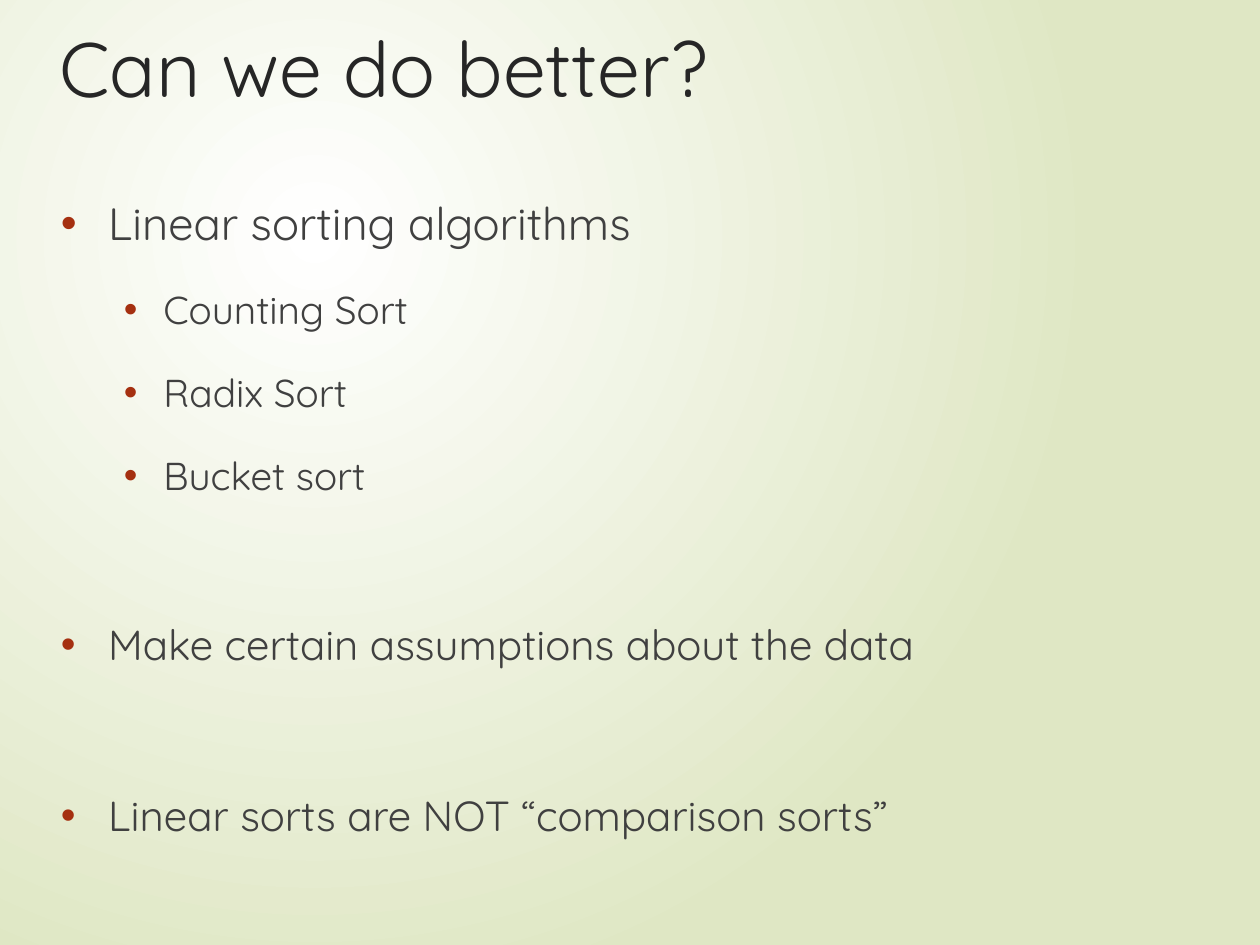
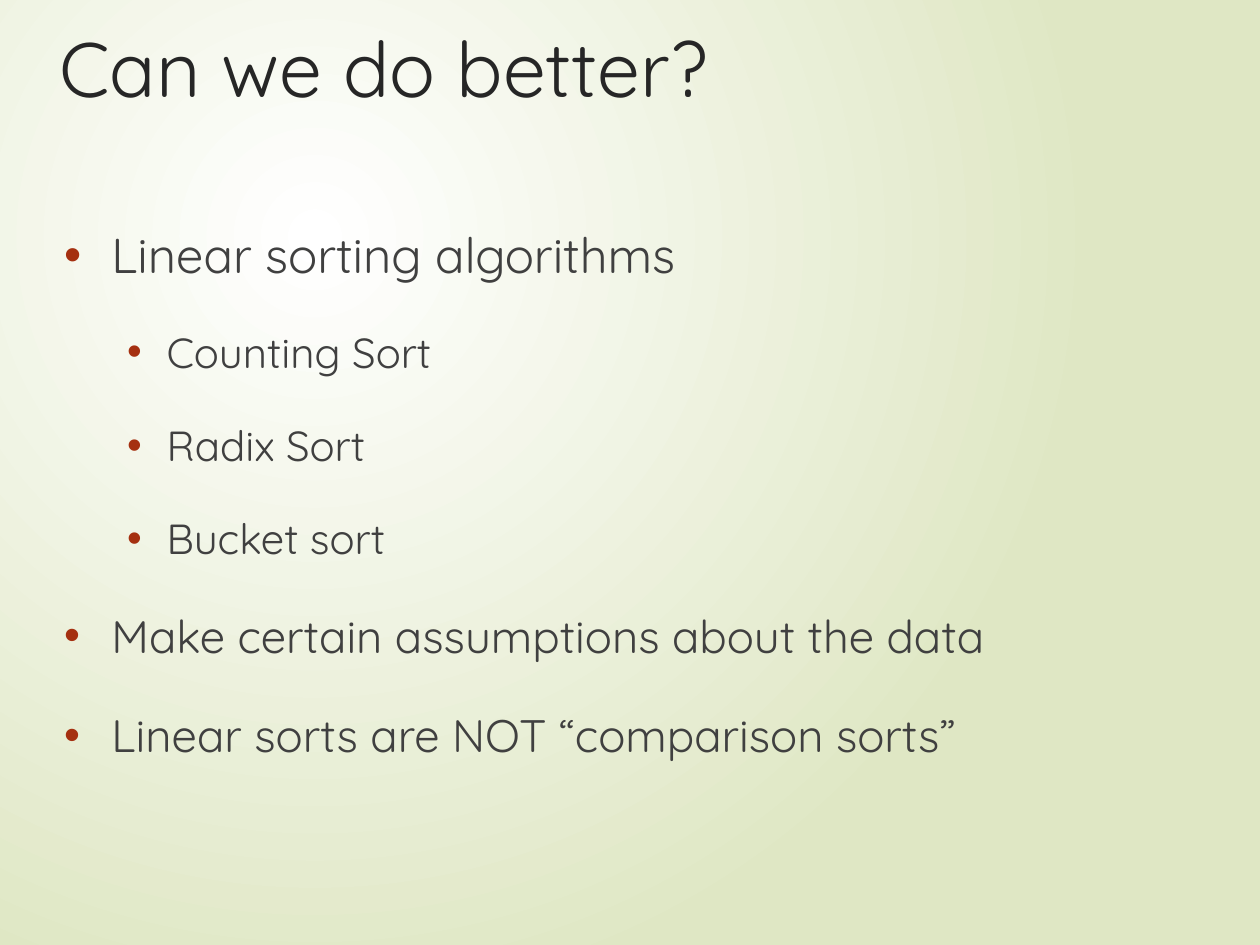
Before and after one commit to FurkanGozukara/CSE214_2018, a slide deck: slide 7 of Lecture Slides/06-Linearsorting.pptx. Drawn at 1260x945 pixels with LibreOffice and Linux fonts; fonts in the diff are those of the drawing. Boxes give left, top, right and bottom in pixels: in the first picture for what was removed or moved away, otherwise in the second. Text is boxed around its words. In the diff, an @@ line names an element or a change of style, - is before the commit and + after.

```diff
--- a/Lecture Slides/06-Linearsorting.pptx
+++ b/Lecture Slides/06-Linearsorting.pptx
@@ text "Linear sorting algorithms": place and size @@
-text "Linear sorting algorithms" at (108,206,914,840)
+text "Linear sorting algorithms" at (111,237,985,761)
@@ text "Linear sorting algorithms" at (111,237,985,761): size 25.9 to 28 pt in "Linear sorting algorithms"; size 22.2 to 24 pt in "Counting Sort", "Radix Sort", "Bucket sort"; size 24.1 to 26 pt in "Make certain assumptions about the data", "Linear sorts are NOT “comparison sorts”"; line spacing 1.4 to 1.5 @@
```
Also in this commit, not shown: 8 other slides changed, 1 slide added, 2 slides removed, 10 other files.
